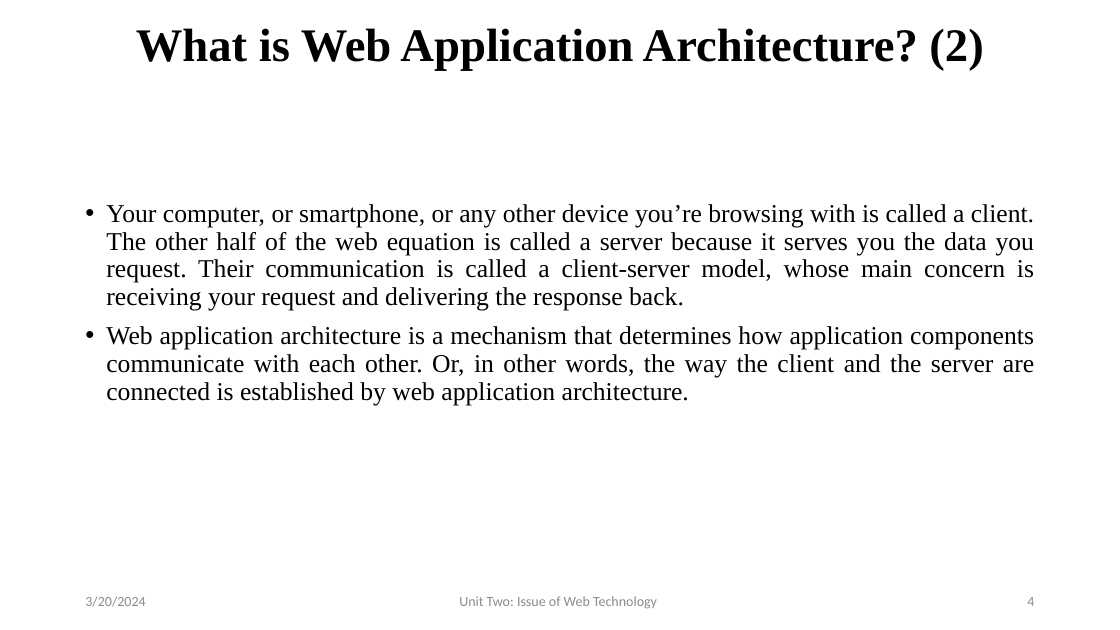
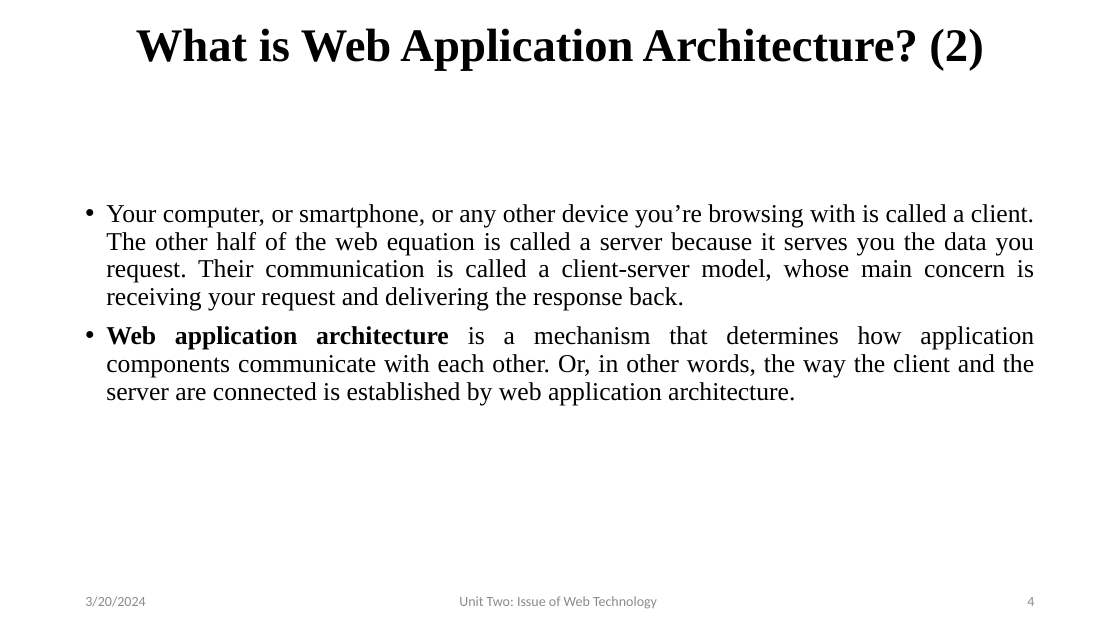
Before and after one commit to avinashmaskey22/BCA-3rd-WEB, a slide deck: slide 4 of Unit Two.pptx. Drawn at 1120x630 pixels with LibreOffice and Linux fonts; fonts in the diff are those of the drawing. Boxes give left, top, right and bottom in pixels: in the first picture for what was removed or moved away, otherwise in the second. Text is boxed around its words. In the diff, an @@ line names an element or a change of style, - is before the commit and + after.

```diff
--- a/Unit Two.pptx
+++ b/Unit Two.pptx
@@ text at [106, 326, 1034, 405]: bold on in "Web application architecture" @@
```
Also in this commit, not shown: 6 other slides changed, 2 other files.
